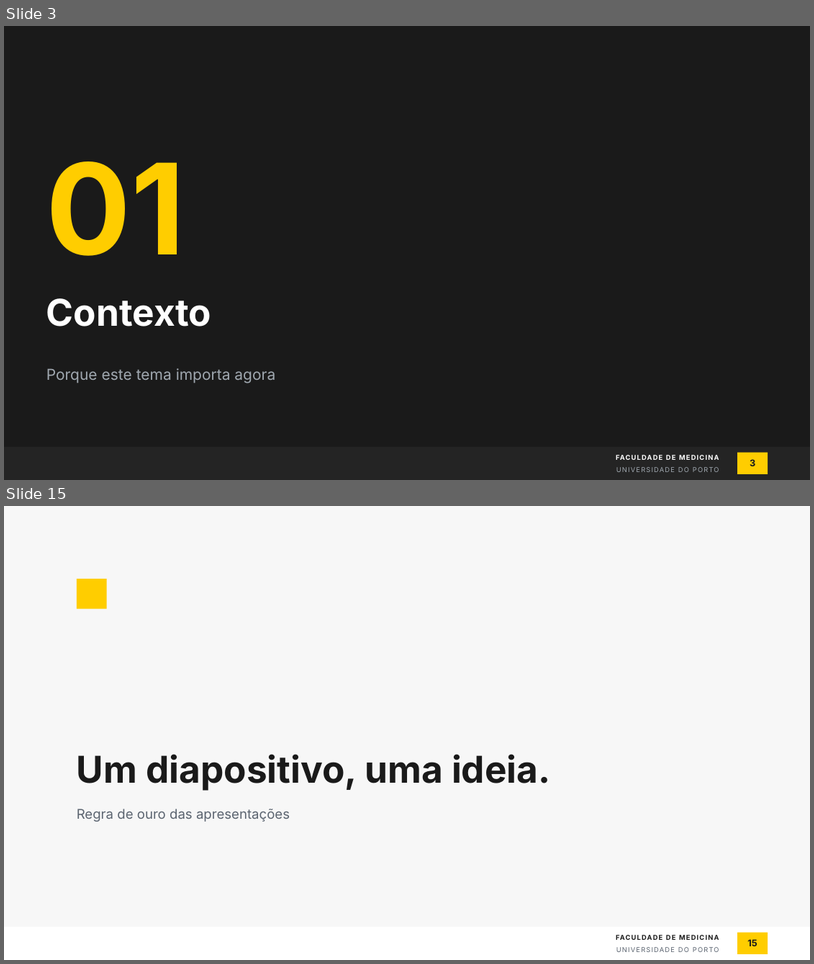
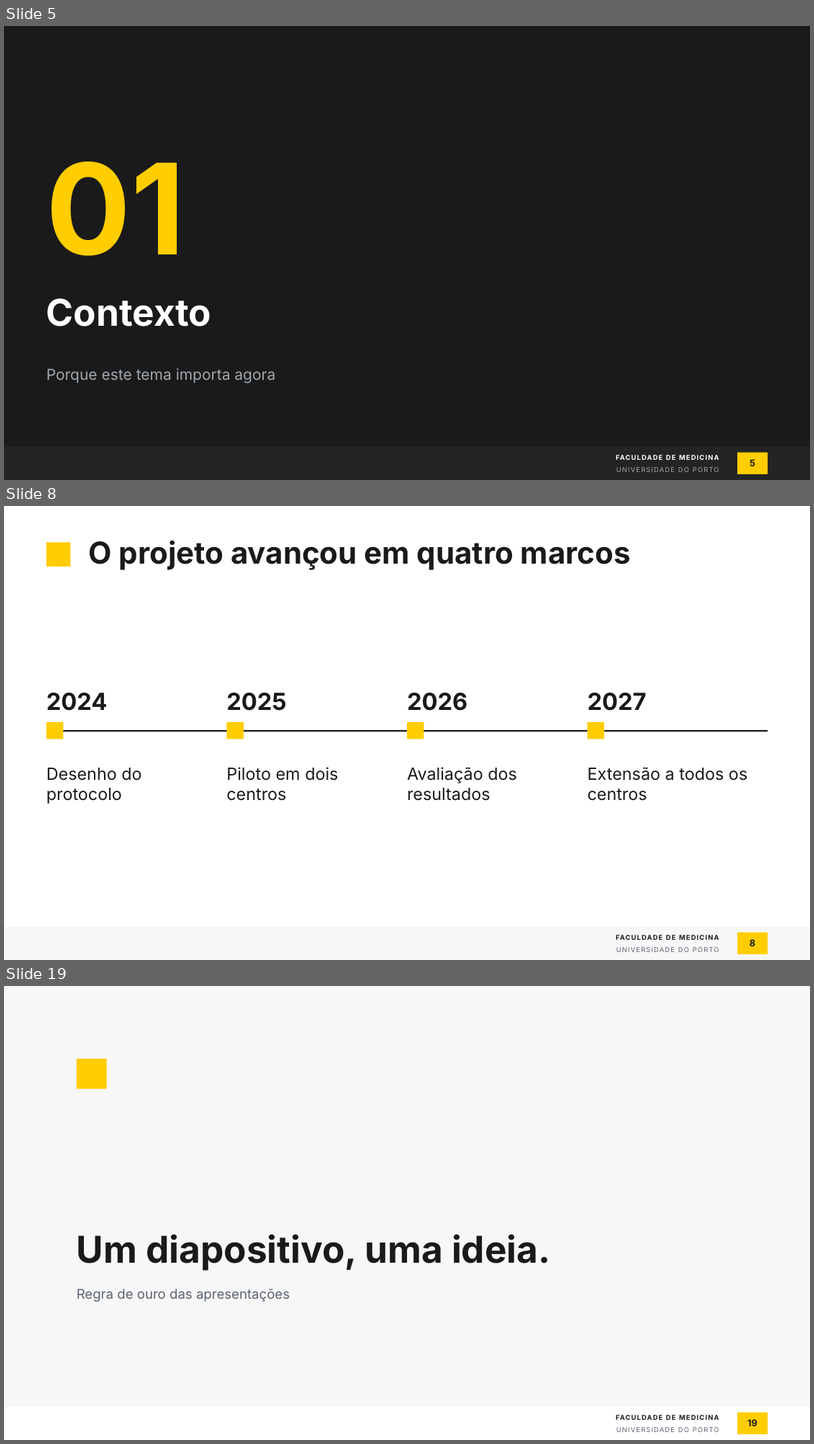
Before and after one commit to tiagojct/quarto-fmup, a slide deck: pptx/fmup-exemplo.pptx. Shown one above the other, each under a label of ours: slides 3 and 15 before the commit, slides 5, 8 and 19 after it; the slides between them are not shown. The pictures are 814x964 and 814x1444 pixels, drawn with LibreOffice and Linux fonts; fonts in the diff are those of the drawing; background and template pictures are left out. Boxes give left, top, right and bottom in pixels: in the first picture for what was removed or moved away, otherwise in the second. Text is boxed around its words. In the diff, an @@ line names an element or a change of style, - is before the commit and + after.

```diff
--- a/pptx/fmup-exemplo.pptx
+++ b/pptx/fmup-exemplo.pptx
@@ slide 8 added at (x1=4, y1=506, x2=810, y2=960), background #FFFFFF; not listed: 3 template elements that a slide beside it also shows @@
@@ rectangle added at (x1=46, y1=542, x2=70, y2=566), fill #FFCD00 @@
@@ title added at (x1=89, y1=540, x2=631, y2=570), 36 pt, text #1A1A1A, bold @@
+O projeto avançou em quatro marcos
@@ text added at (x1=46, y1=692, x2=108, y2=710), 28 pt, text #1A1A1A, bold @@
+2024
@@ text added at (x1=226, y1=692, x2=286, y2=710), 28 pt, text #1A1A1A, bold @@
+2025
@@ text added at (x1=407, y1=692, x2=468, y2=710), 28 pt, text #1A1A1A, bold @@
+2026
@@ text added at (x1=588, y1=692, x2=647, y2=710), 28 pt, text #1A1A1A, bold @@
+2027
@@ rectangle added at (x1=46, y1=730, x2=768, y2=731), fill #1A1A1A @@
@@ rectangle added at (x1=46, y1=722, x2=63, y2=739), fill #FFCD00 @@
@@ rectangle added at (x1=226, y1=722, x2=244, y2=739), fill #FFCD00 @@
@@ rectangle added at (x1=407, y1=722, x2=424, y2=739), fill #FFCD00 @@
@@ rectangle added at (x1=588, y1=722, x2=604, y2=739), fill #FFCD00 @@
@@ text added at (x1=46, y1=767, x2=142, y2=803), 20 pt, text #1A1A1A @@
+Desenho do protocolo
@@ text added at (x1=226, y1=767, x2=338, y2=800), 20 pt, text #1A1A1A @@
+Piloto em dois centros
@@ text added at (x1=407, y1=767, x2=517, y2=800), 20 pt, text #1A1A1A @@
+Avaliação dos resultados
@@ text added at (x1=588, y1=767, x2=748, y2=800), 20 pt, text #1A1A1A @@
+Extensão a todos os centros
@@ rectangle added at (x1=4, y1=926, x2=810, y2=960), fill #F7F7F7 @@
@@ page number added at (x1=750, y1=939, x2=756, y2=946), 11 pt, text #1A1A1A, bold @@
+8
@@ what was slide 3 is now slide 5 @@
@@ page number at (x1=750, y1=459, x2=756, y2=466): text changed @@
-3
+5
@@ what was slide 15 is now slide 19 @@
```
Also in this commit, not shown: 10 slides changed, 7 other slides added, 2 slides removed, 5 other files.
